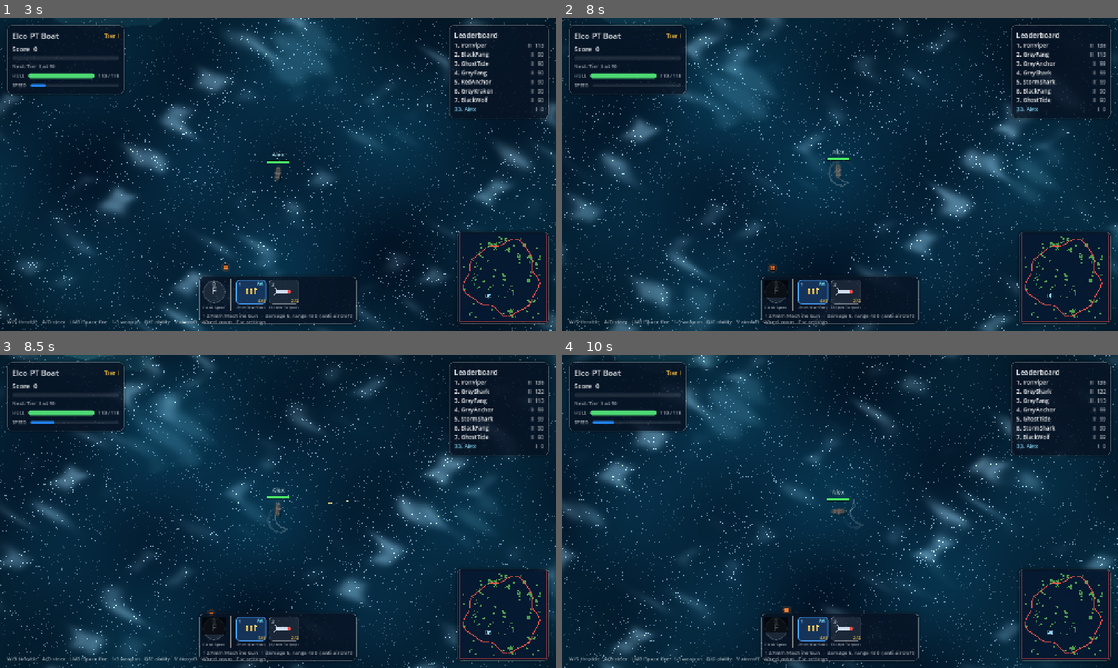
Above: before the commit, frames 1-4 (two rows, left to right).
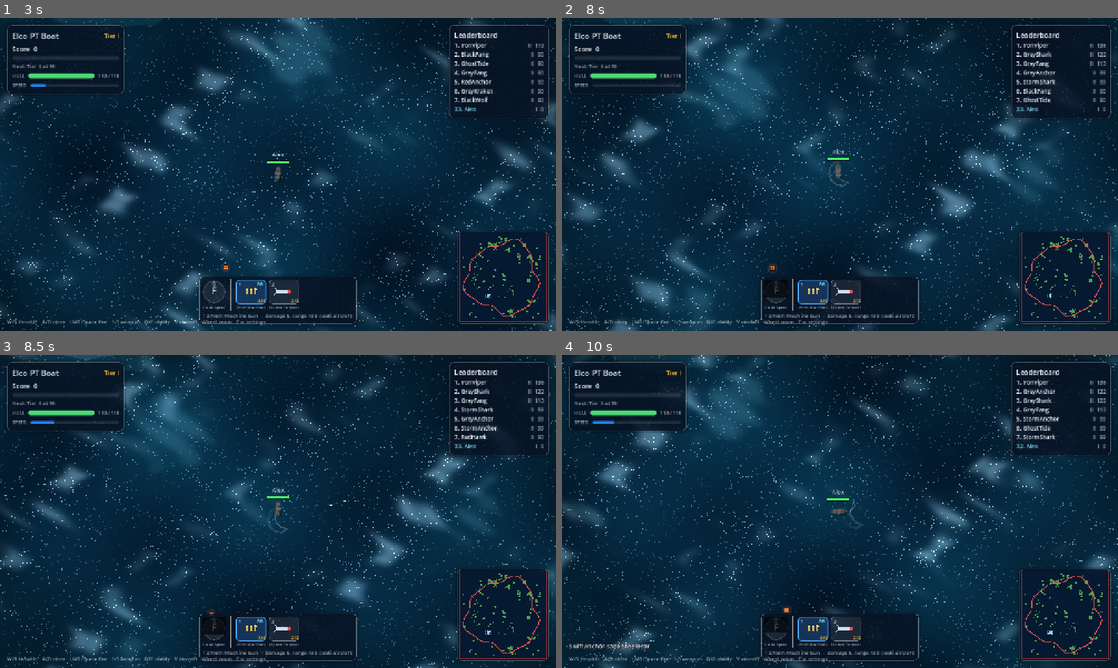
Above: after the commit, the same moments.

Repository: alaazbloob2-droid/My-first-game-
Game: Godot game, scene res://main.tscn
Same seed, same stepped clock (60 frames per second), same inputs: the game is played once before the commit and once after it.
Inputs (mouse positions are in pixels of both pictures, inside the frame that each line leads up to):
- Up to frame 1 (3 s): click (472, 58) at 0.52 s; type "Alex" at 0.6 s; tap Enter at 1.25 s; move the mouse to (400, 158) at 1.27 s; hold Right 1.28-2 s; tap 1 at 1.35 s; click (400, 158) at 1.42 s; tap Space at 1.52 s; click "Play" at 2 s; move the mouse to (166, 190) at 2.77 s; hold Down from 2.78 s (still down); tap 9 at 2.85 s
- Up to frame 2 (8 s): tap Space at 3.02, 4.52, 5.27, 6.02, 7.52 s; move the mouse to (895, 105) at 3.52 s; release Down at 3.53 s; hold Right 3.53-4.28 s; tap Q at 3.6 s; move the mouse to (812, 237) at 4.27 s; hold Up 4.28-5.03 s; tap E at 4.35 s; click (812, 237) at 4.42 s; move the mouse to (1006, 221) at 5.02 s; hold Left 5.03-6.53 s; tap R at 5.1 s; move the mouse to (673, 127) at 5.77 s; tap V at 5.85 s; move the mouse to (867, 174) at 6.52 s; hold Down 6.53-7.28 s; tap U at 6.6 s; click (867, 174) at 6.67 s; move the mouse to (756, 96) at 7.27 s; hold Right from 7.28 s (still down); tap 1 at 7.35 s
- Up to frame 3 (8.5 s): move the mouse to (400, 495) at 8.02 s; release Right at 8.03 s; hold Up from 8.03 s (still down); tap 9 at 8.1 s; tap Space at 8.27 s
- Up to frame 4 (10 s): move the mouse to (728, 527) at 8.77 s; release Up at 8.78 s; hold Right 8.78-9.53 s; tap Q at 8.85 s; click (728, 527) at 8.92 s; tap Space at 9.02 s; move the mouse to (895, 442) at 9.52 s; hold Down from 9.53 s (still down); tap E at 9.6 s

Frame 1 is identical in both runs. In frame 2, 0.1% of the frame differs, in the area x 85-98%, y 10-19%; in frame 3, 0.3%; in frame 4, 0.5%, in the area x 1-98%, y 10-94%.

Commit message:
Cannons are hard-blocked at +/-65 degrees: broadside secondaries train outward, amidships mounts no longer swing full circle
Co-authored-by: alaazbloob2-droid <alaazbloob2-droid@users.noreply.github.com>

Diff:
--- a/main.gd
+++ b/main.gd
@@ -974,13 +974,20 @@
 			m.dir = float(md["dir"])
 			m.arc = float(md["arc"])
 			# realistic arcs: turret mounts are trained by hull position, not 360 spinners.
-			# mounts sitting aft of the bridge sweep towards the stern, fore mounts towards the bow.
+			# mounts sitting aft of the bridge sweep towards the stern, fore mounts towards the
+			# bow, and the superstructure physically blocks about +/-65 degrees each side.
 			if w.kind == int(D.KIND["shell"]):
 				if m.x < L * -0.02:
 					m.dir = PI
-					m.arc = minf(m.arc, 2.45)
+					m.arc = minf(m.arc, 1.15)
 				elif m.x > L * 0.02:
-					m.arc = minf(m.arc, 2.45)
+					m.arc = minf(m.arc, 1.15)
+				elif absf(m.y) > W * 0.12 and m.arc >= 2.8:
+					# broadside secondary battery: trained outward on its own side
+					m.dir = PI * 0.5 if m.y > 0.0 else -PI * 0.5
+					m.arc = minf(m.arc, 1.15)
+				else:
+					m.arc = minf(m.arc, 1.15)
 			m.b = int(md["b"])
 			m.rot = m.dir
 			var dims := D.mount_dims(wd, m.b)
